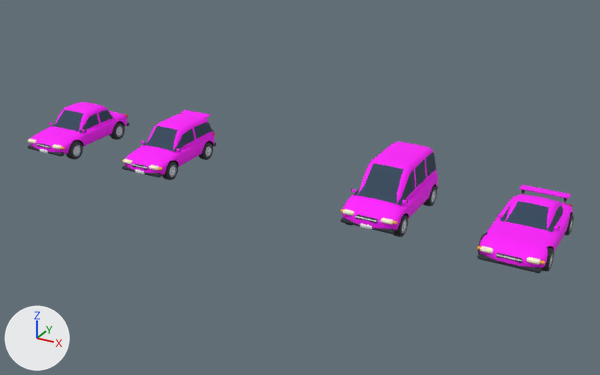
An edit to the glTF model public/models/cars/cars-small.glb, drawn before and after from the same camera.
Before and after are seen from a 50 mm camera at (-3.65, -20.74, 10.59) aimed at (-15.14, 0.14, 0.15). The axes (+X, +Y, +Z) are drawn at lower left. The lights are the same throughout. The older version comes first. Where no turn or scale is listed for an object, it has been applied to the vertices. Vertices at exactly the same position are counted once.

Names of what the first picture shows: 'hatchback_mesh', 'minivan_mesh', 'sedan_mesh', 'sports_mesh'.
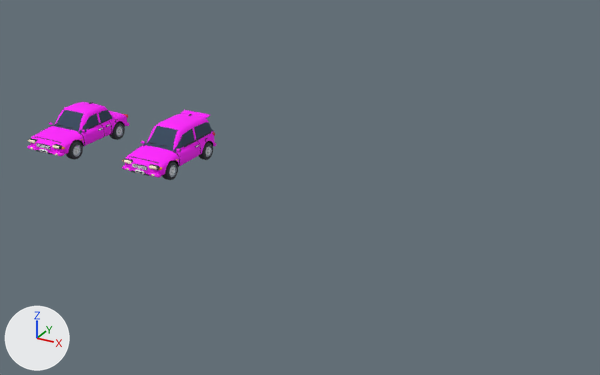
Where the newer file only moved an object's origin or applied its transform, the numbers keep the older frame.

Where the change shows, as pixel boxes (x1, y1, x2, y2) in the pictures (600 x 375 px):
'minivan_mesh', deleted
    before: (340, 142, 438, 237)
'sports_mesh', deleted (pink)
    before: (477, 185, 574, 273)
part 1 of me_hatchback_mesh, reshaped
    before: (122, 132, 215, 178)
    after: (123, 132, 215, 178)
part 2 of me_hatchback_mesh, recoloured
    both: (122, 132, 216, 178)
part 3 of me_sedan_mesh, reshaped
    before: (27, 114, 128, 153)
    after: (28, 111, 128, 154)
part 4 of me_sedan_mesh, recoloured
    both: (28, 119, 130, 156)

Patch to the scene script:
```diff
--- a/public/models/cars/cars-small.glb.py
+++ b/public/models/cars/cars-small.glb.py
@@ me_hatchback_mesh @@
 # used by ob_hatchback_mesh; location = (-20.0, 0.0, 0.72)
-me_hatchback_mesh.from_pydata(...)  # 2804 vertices, 5186 faces; spans x -0.83..0.83, y -1.67..1.67, z -0.72..0.72
+me_hatchback_mesh.from_pydata(...)  # 3596 vertices, 6675 faces; spans x -0.84..0.84, y -1.68..1.7, z -0.72..0.74
+# me_hatchback_mesh part 1: 78 vertices moved from x -0.83..0.83, y -1.64..1.63, z -0.59..0.06 to x -0.83..0.83, y -1.63..1.63, z -0.59..0.06; 204 vertices removed from x -0.83..0.83, y -1.66..1.65, z -0.59..0.11; 568 vertices added at x -0.83..0.83, y -1.65..1.65, z -0.6..0.21
+# me_hatchback_mesh part 2: 265 kept faces spanning x -0.75..0.75, y -1.64..1.64, z -0.48..0.16 get new vertex colours; the middle colour goes from dark grey #2a2e38 to pink #ff00ff
+# other edits to the shape of me_hatchback_mesh do not show in these pictures
 me_hatchback_mesh.materials.append(mat_toy)
@@ me_sedan_mesh @@
 # used by ob_sedan_mesh; location = (-24.0, 0.0, 0.69)
-me_sedan_mesh.from_pydata(...)  # 2756 vertices, 5094 faces; spans x -0.87..0.87, y -1.82..1.82, z -0.69..0.69
+me_sedan_mesh.from_pydata(...)  # 3724 vertices, 6917 faces; spans x -0.88..0.88, y -1.83..1.85, z -0.69..0.71
+# me_sedan_mesh part 3: 83 vertices moved from x -0.73..0.81, y -1.79..1.8, z -0.25..0.04 to x -0.73..0.75, y -1.79..1.8, z -0.25..0.04; 192 vertices removed from x -0.83..0.83, y -1.81..1.8, z -0.4..0.05; 620 vertices added at x -0.86..0.86, y -1.8..1.81, z -0.44..0.21
+# me_sedan_mesh part 4: 259 kept faces spanning x -0.79..0.79, y -1.79..1.79, z -0.43..0.17 get new vertex colours; the middle colour goes from dark grey #2a2e38 to pink #ff00ff
+# other edits to the shape of me_sedan_mesh do not show in these pictures
 me_sedan_mesh.materials.append(mat_toy)
@@ ob_minivan_mesh @@
-ob_minivan_mesh = bpy.data.objects.new('minivan_mesh', me_minivan_mesh)
-ob_minivan_mesh.location = (-12.0, 0.0, 0.88)
@@ ob_sports_mesh @@
-ob_sports_mesh = bpy.data.objects.new('sports_mesh', me_sports_mesh)
-ob_sports_mesh.location = (-8.0, 0.04, 0.58)
```
